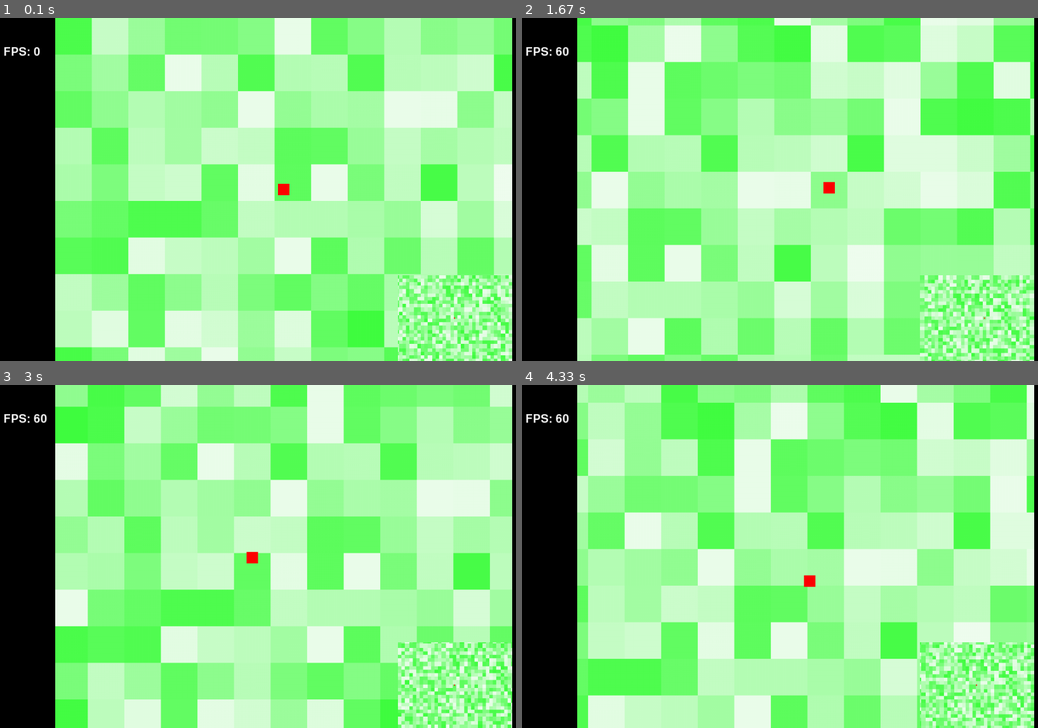
Above: before the commit, frames 1-4 (two rows, left to right).
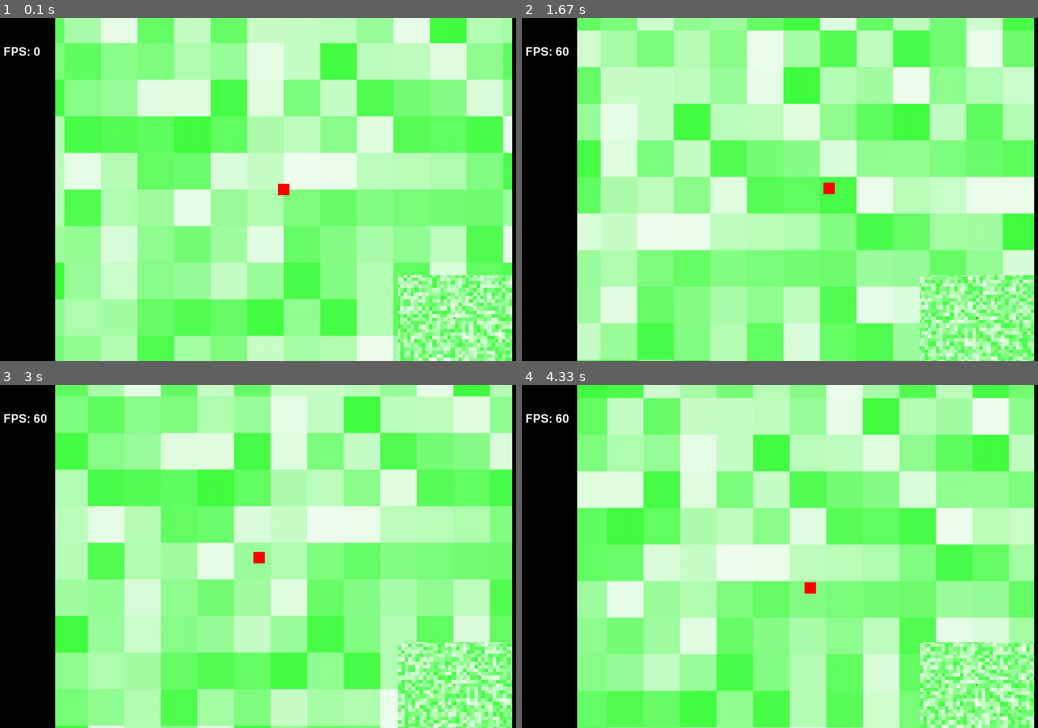
Above: after the commit, the same moments.

Repository: nitori/pygame-goggles
Game: pygame game, started from examples/example_map.py
Two runs of this game, one before a commit and one after it. Both use one fixed random seed, a clock stepped at 60 frames per second and the inputs below.
Inputs:
- Up to frame 1 (0.1 s): no input
- Up to frame 2 (1.67 s): hold D 0.33-0.8 s; hold W 0.83-1.13 s; hold D 1.17-1.63 s
- Up to frame 3 (3 s): hold A 1.67-2.2 s; hold S 2.23-2.53 s; hold A 2.57-2.97 s
- Up to frame 4 (4.33 s): hold W 3-3.37 s; hold D 3.4-4.03 s; hold S from 4.07 s (still down)

The runs differ from the first frame. In frame 1, 68% of the frame differs, in the area x 10-100%, y 0-100%; in frame 2, 65%; in frame 3, 67%; in frame 4, 69%.

Commit message:
Improve performance of examples, by using dictionaries when searching for tiles

Diff:
--- a/examples/common.py
+++ b/examples/common.py
@@ -1,62 +1,26 @@
 from typing import Generator
 import random
+import math
 
 import pygame
 
 SEED = 123
 
-
-def generate_world_tiles(
-    size: tuple[int, int],
-    world_offset: tuple[int | float, int | float],
-    tile_size: int
-):
-    """
-    size in number of (rows, columns)
-    offset in (x,y) world coordinates.
-    tile_size integer of size in world coordinates.
-
-    returns list of tile-tuples: (world_x, world_y, tile_surf)
-    """
-
-    random.seed(SEED)
-
-    rows, columns = size
-    off_x, off_y = world_offset
-
-    tiles = []
-    for row in range(rows):
-        for column in range(columns):
-            tone = random.randint(64, 240)
-            tile = pygame.Surface((tile_size, tile_size))
-            tile.fill((tone, 255, tone))
-            tiles.append((off_x + row * tile_size, off_y + column * tile_size, tile))
-    return tiles
-
-
-def get_tiles_for_bbox(
-    tiles: list[tuple[float, float, pygame.Surface]],
-    bbox: pygame.FRect
-) -> Generator[tuple[tuple[float, float], pygame.Surface]]:
-    """
-    Just look through all tiles, and look for the once we need.
-    Terrible performance, but it should work for this example.
-    """
-
-    for x, y, surf in tiles:
-        if surf.get_rect(topleft=(x, y)).colliderect(bbox):
-            yield (x, y), surf
+type TileTuple = tuple[float, float, pygame.Surface]
+type Tiles = dict[tuple[int, int], TileTuple]
 
 
 class App:
+    tiles: Tiles
+
     def __init__(self, size: tuple[int, int] = (800, 600)):
         pygame.init()
 
         self.screen = pygame.display.set_mode(size, pygame.RESIZABLE)
         self.clock = pygame.Clock()
 
-        self.rows = 50
-        self.columns = 50
+        self.rows = 150
+        self.columns = 150
         self.tile_size = 32
 
         self.offset = (
@@ -64,7 +28,7 @@
             - (self.columns * self.tile_size) / 2,
         )
 
-        self.tiles = generate_world_tiles((self.rows, self.columns), self.offset, self.tile_size)
+        self.tiles = self.generate_world_tiles()
 
         self.limits = [
             self.offset[0],
@@ -80,7 +44,61 @@
         self.player_surf.fill('red')
 
         # world pos
-        self.player_pos = self.player_surf.get_rect(center=(200, 150))
+        self.player_pos = self.player_surf.get_rect(center=(0, 0))
+
+    def generate_world_tiles(self) -> Tiles:
+        """
+        size in number of (rows, columns)
+        offset in (x,y) world coordinates.
+        tile_size integer of size in world coordinates.
+
+        returns list of tile-tuples: (world_x, world_y, tile_surf)
+        """
+
+        random.seed(SEED)
+
+        off_x, off_y = self.offset
+
+        tiles = {}
+        for row in range(self.rows):
+            for column in range(self.columns):
+                tone = random.randint(64, 240)
+                tile = pygame.Surface((self.tile_size, self.tile_size))
+                tile.fill((tone, 255, tone))
+                tiles[(column, row)] = (off_x + column * self.tile_size, off_y + row * self.tile_size, tile)
+        return tiles
+
+    def get_tiles_for_bbox(
+        self,
+        tiles: Tiles,
+        bbox: pygame.FRect
+    ) -> Generator[tuple[tuple[float, float], pygame.Surface]]:
+        """
+        Just look through all tiles, and look for the once we need.
+        Terrible performance, but it should work for this example.
+        """
+
+        off_x, off_y = self.offset
+
+        # find top left most tile
+        bb_x1, bb_y1 = map(int, bbox.topleft)
+
+        left_column = int(bb_x1 - off_x) // self.tile_size
+        top_row = int(bb_y1 - off_y) // self.tile_size
+
+        # find the bottom right most tile
+        bb_x2, bb_y2 = map(math.ceil, bbox.bottomright)
+
+        right_column = int(bb_x2 - off_x) // self.tile_size
+        bottom_row = int(bb_y2 - off_y) // self.tile_size
+
+        print(f'requesting {(bottom_row - top_row + 1) * (right_column - left_column + 1)} tiles')
+
+        for row in range(top_row, bottom_row + 1):
+            for column in range(left_column, right_column + 1):
+                if data := tiles.get((column, row)):
+                    x, y, surf = data
+                    yield (x, y), surf
 
     def extended_limits(self, value):
         return [
--- a/examples/example_map.py
+++ b/examples/example_map.py
@@ -1,7 +1,7 @@
 import pygame
 
 from pygame_goggles import View, ViewMode
-from common import App, get_tiles_for_bbox
+from common import App
 
 
 def main():
@@ -28,14 +28,14 @@
         map_view.move_to(app.player_pos.center)
 
         bbox = view.get_bounding_box(app.screen.get_rect())
-        view.render(app.screen, get_tiles_for_bbox(app.tiles, bbox))
+        view.render(app.screen, app.get_tiles_for_bbox(app.tiles, bbox))
         view.render(app.screen, [
             (app.player_pos.topleft, app.player_surf)
         ])
 
         bbox = map_view.get_bounding_box(map_surface.get_rect())
         map_surface.fill('black')
-        map_view.render(map_surface, get_tiles_for_bbox(app.tiles, bbox))
+        map_view.render(map_surface, app.get_tiles_for_bbox(app.tiles, bbox))
         map_view.render(map_surface, [
             (app.player_pos.topleft, app.player_surf)
         ])
--- a/examples/example_modes.py
+++ b/examples/example_modes.py
@@ -1,7 +1,7 @@
 import pygame
 
 from pygame_goggles import View, ViewMode
-from common import App, get_tiles_for_bbox
+from common import App
 
 
 def main():
@@ -41,14 +41,14 @@
 
         surf1.fill('black')
         bbox = view1.get_bounding_box(surf1.get_rect())
-        view1.render(surf1, get_tiles_for_bbox(app.tiles, bbox))
+        view1.render(surf1, app.get_tiles_for_bbox(app.tiles, bbox))
         view1.render(surf1, [
             (app.player_pos.topleft, app.player_surf)
         ])
 
         surf2.fill('black')
         bbox = view2.get_bounding_box(surf2.get_rect())
-        view2.render(surf2, get_tiles_for_bbox(app.tiles, bbox))
+        view2.render(surf2, app.get_tiles_for_bbox(app.tiles, bbox))
         view2.render(surf2, [
             (app.player_pos.topleft, app.player_surf)
         ])
